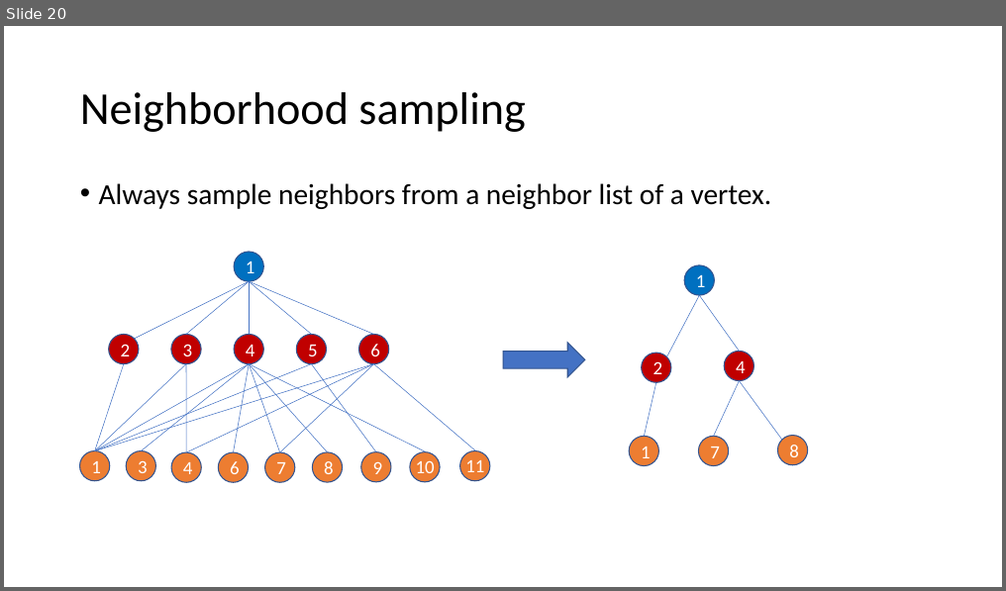
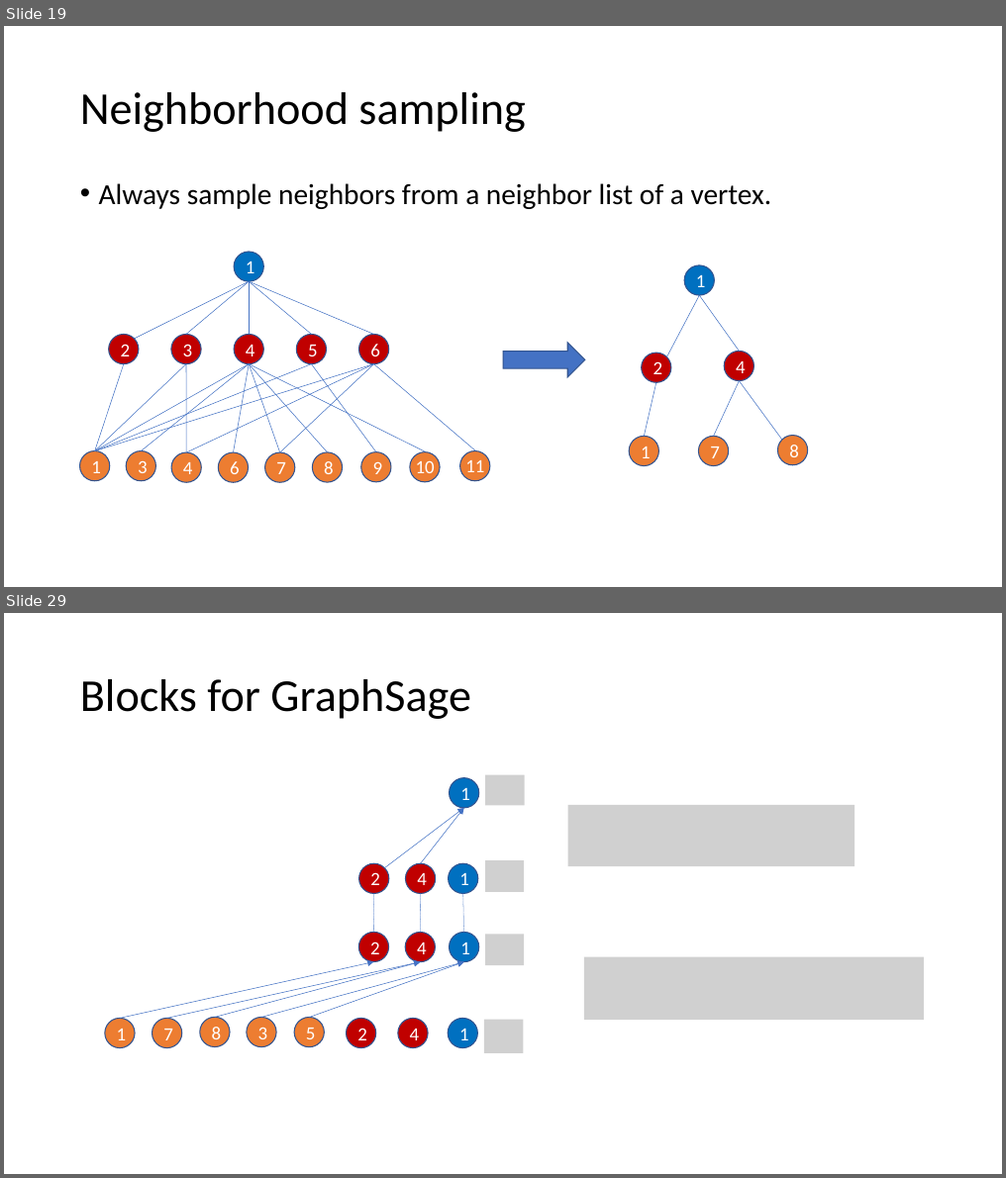
Before and after one commit to dglai/WWW20-Hands-on-Tutorial, a slide deck: large_graphs/sampling.pptx. Shown one above the other, each under a label of ours: slide 20 before the commit, slides 19 and 29 after it; the slides between them are not shown. The pictures are 1006x591 and 1006x1178 pixels, drawn with LibreOffice and Linux fonts; fonts in the diff are those of the drawing; grey boxes stand for pictures. Boxes give left, top, right and bottom in pixels: in the first picture for what was removed or moved away, otherwise in the second. Text is boxed around its words. In the diff, an @@ line names an element or a change of style, - is before the commit and + after.

```diff
--- a/large_graphs/sampling.pptx
+++ b/large_graphs/sampling.pptx
@@ slide 29 added at bbox=[4, 613, 1002, 1174], background #FFFFFF @@
@@ title added at bbox=[80, 679, 471, 719], 44 pt, text #000000 @@
+Blocks for GraphSage
@@ ellipse added at bbox=[450, 777, 479, 808], fill #0070C0, outline #325491 1 pt, 18 pt, text #FFFFFF @@
+1
@@ picture added at bbox=[485, 774, 525, 805] @@
@@ arrow added from (385, 868) to (464, 808), #4472C4 0.5 pt @@
@@ arrow added from (420, 863) to (464, 808), #4472C4 0.5 pt @@
@@ picture added at bbox=[568, 805, 855, 866] @@
@@ ellipse added at bbox=[358, 863, 389, 894], fill #C00000, outline #325491 1 pt, 18 pt, text #FFFFFF @@
+2
@@ ellipse added at bbox=[405, 863, 436, 894], fill #C00000, outline #325491 1 pt, 18 pt, text #FFFFFF @@
+4
@@ ellipse added at bbox=[448, 863, 478, 894], fill #0070C0, outline #325491 1 pt, 18 pt, text #FFFFFF @@
+1
@@ picture added at bbox=[485, 861, 525, 892] @@
@@ line added from (374, 894) to (374, 932), #4472C4 0.5 pt dashed @@
@@ line added from (420, 894) to (420, 933), #4472C4 0.5 pt dashed @@
@@ line added from (463, 894) to (464, 933), #4472C4 0.5 pt dashed @@
@@ ellipse added at bbox=[358, 932, 389, 961], fill #C00000, outline #325491 1 pt, 18 pt, text #FFFFFF @@
+2
@@ ellipse added at bbox=[405, 933, 436, 962], fill #C00000, outline #325491 1 pt, 18 pt, text #FFFFFF @@
+4
@@ ellipse added at bbox=[450, 933, 479, 962], fill #0070C0, outline #325491 1 pt, 18 pt, text #FFFFFF @@
+1
@@ picture added at bbox=[485, 934, 525, 965] @@
@@ arrow added from (120, 1019) to (374, 961), #4472C4 0.5 pt @@
@@ arrow added from (167, 1019) to (420, 962), #4472C4 0.5 pt @@
@@ arrow added from (215, 1017) to (420, 962), #4472C4 0.5 pt @@
@@ arrow added from (261, 1017) to (464, 962), #4472C4 0.5 pt @@
@@ arrow added from (310, 1017) to (464, 962), #4472C4 0.5 pt @@
@@ picture added at bbox=[584, 958, 924, 1020] @@
@@ ellipse added at bbox=[105, 1019, 135, 1049], fill #ED7D31, outline #325491 1 pt, 18 pt, text #FFFFFF @@
+1
@@ ellipse added at bbox=[152, 1019, 182, 1049], fill #ED7D31, outline #325491 1 pt, 18 pt, text #FFFFFF @@
+7
@@ ellipse added at bbox=[200, 1017, 230, 1048], fill #ED7D31, outline #325491 1 pt, 18 pt, text #FFFFFF @@
+8
@@ ellipse added at bbox=[247, 1017, 276, 1048], fill #ED7D31, outline #325491 1 pt, 18 pt, text #FFFFFF @@
+3
@@ ellipse added at bbox=[294, 1017, 325, 1048], fill #ED7D31, outline #325491 1 pt, 18 pt, text #FFFFFF @@
+5
@@ ellipse added at bbox=[347, 1019, 376, 1049], fill #C00000, outline #325491 1 pt, 18 pt, text #FFFFFF @@
+2
@@ ellipse added at bbox=[398, 1019, 428, 1049], fill #C00000, outline #325491 1 pt, 18 pt, text #FFFFFF @@
+4
@@ ellipse added at bbox=[448, 1019, 478, 1049], fill #0070C0, outline #325491 1 pt, 18 pt, text #FFFFFF @@
+1
@@ picture added at bbox=[484, 1020, 523, 1054] @@
@@ what was slide 20 is now slide 19 @@
```
Also in this commit, not shown: 5 slides changed, 8 other slides added, 1 slide removed.
